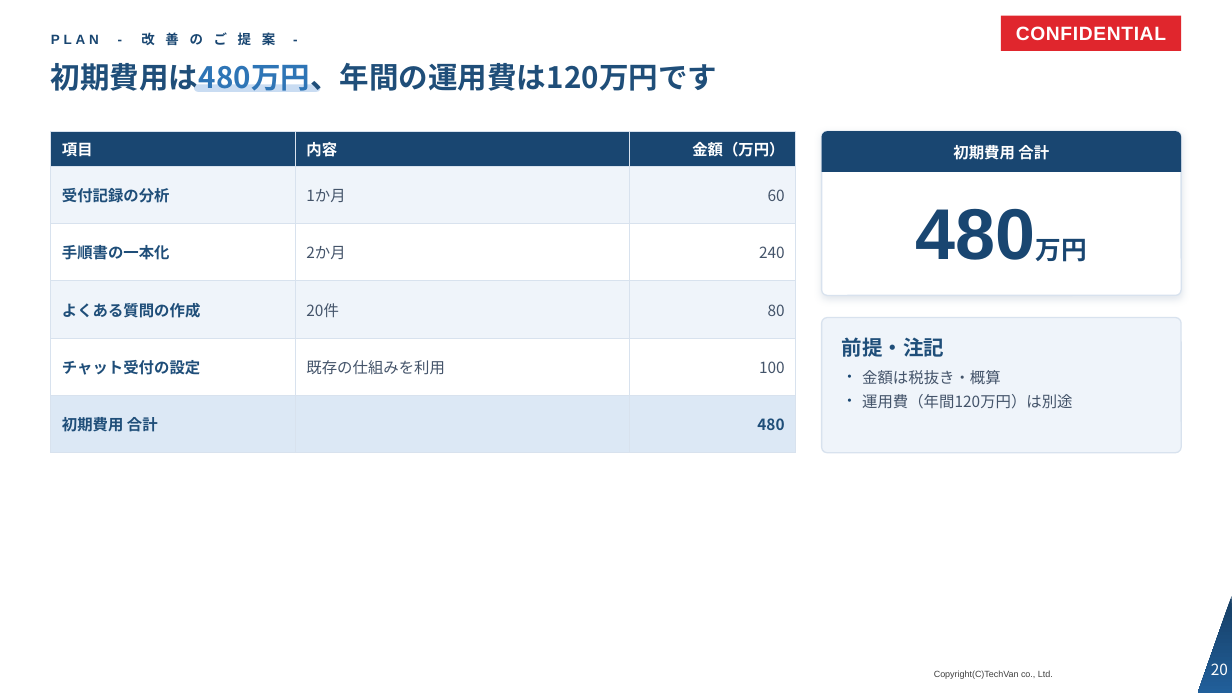
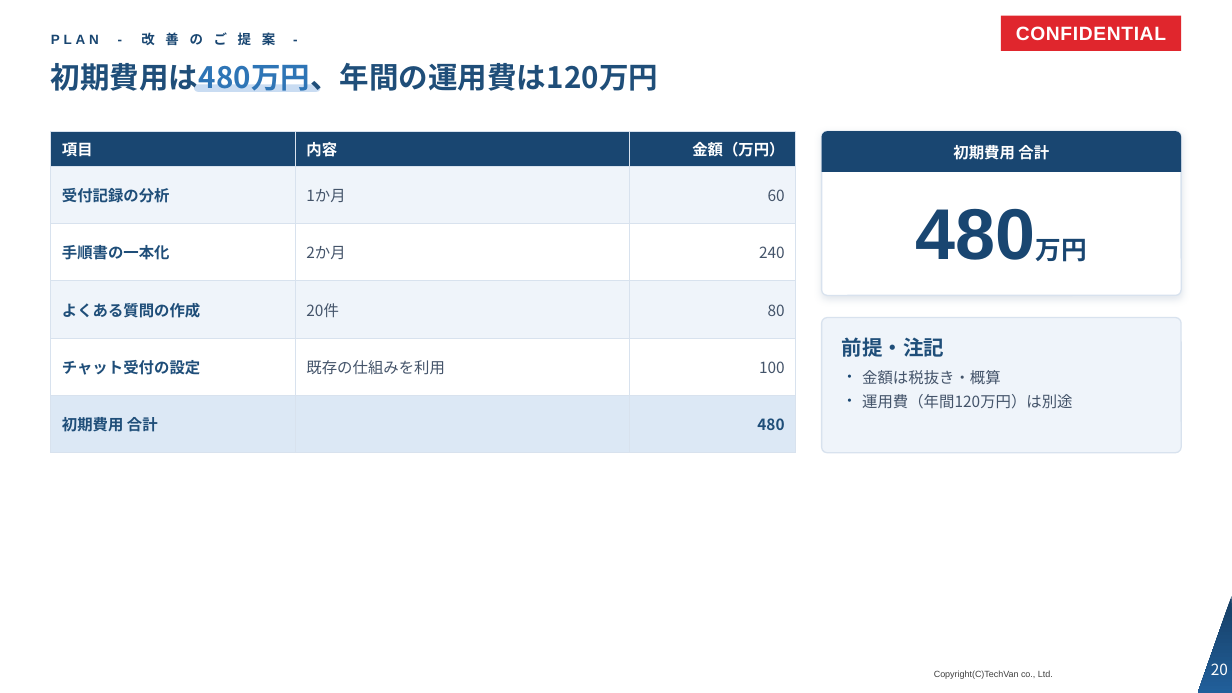
Before and after one commit to Kishi-Satoshi/slide-techvan-dist, a slide deck: slide 20 of plugins/slide-techvan/skills/slide-techvan/examples/catalog-techvan.pptx. Drawn at 1232x693 pixels with LibreOffice and Linux fonts; fonts in the diff are those of the drawing; background and template pictures are left out. Boxes give left, top, right and bottom in pixels: in the first picture for what was removed or moved away, otherwise in the second. Text is boxed around its words. In the diff, an @@ line names an element or a change of style, - is before the commit and + after.

```diff
--- a/plugins/slide-techvan/skills/slide-techvan/examples/catalog-techvan.pptx
+++ b/plugins/slide-techvan/skills/slide-techvan/examples/catalog-techvan.pptx
@@ title at bbox=[51, 63, 658, 92]: text changed @@
-初期費用は480万円、年間の運用費は120万円です
+初期費用は480万円、年間の運用費は120万円
```
Also in this commit, not shown: 16 other slides changed, 12 other files.
